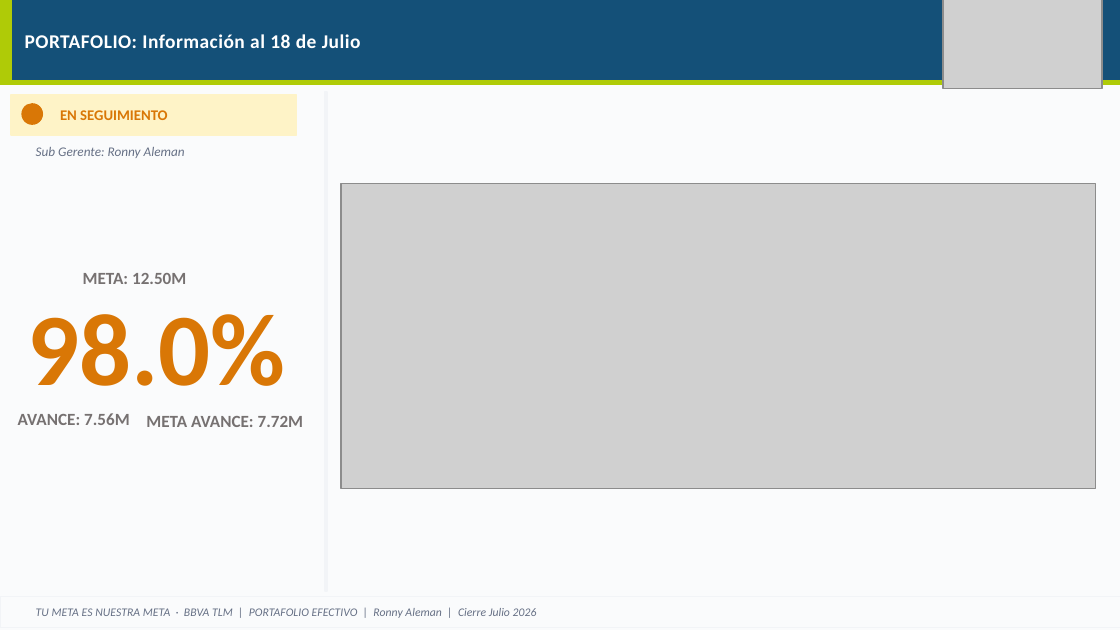
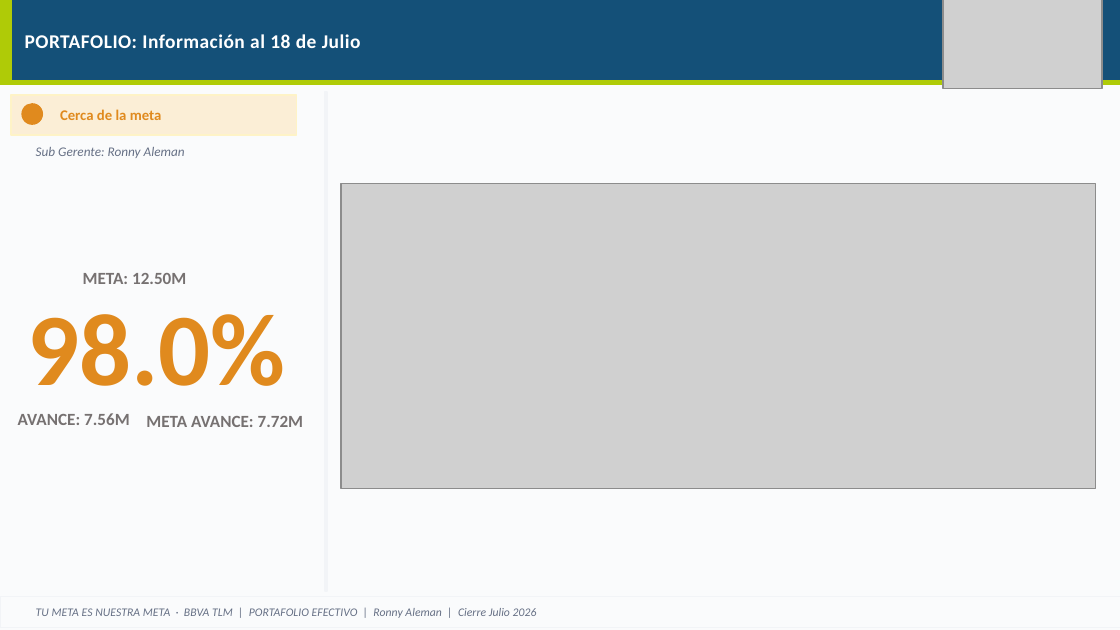
Before and after one commit to piere0405/streamlit_app, a slide deck: slide 28 of plantilla_campanias.pptx (slide 20 before the commit). Drawn at 1120x630 pixels with LibreOffice and Linux fonts; fonts in the diff are those of the drawing; grey boxes stand for pictures. Boxes give left, top, right and bottom in pixels: in the first picture for what was removed or moved away, otherwise in the second. Text is boxed around its words. In the diff, an @@ line names an element or a change of style, - is before the commit and + after.

```diff
--- a/plantilla_campanias.pptx
+++ b/plantilla_campanias.pptx
@@ rectangle at <box>11,95,297,136</box>: fill #FEF3C7 to #FBEED6 @@
@@ ellipse at <box>22,104,43,124</box>: fill #D97706 to #E08A1E; outline #D97706 1 pt to #E08A1E 1 pt @@
@@ text at <box>60,109,162,120</box>: text changed; text colour #D97706 to #E08A1E @@
-EN SEGUIMIENTO
+Cerca de la meta
@@ text "98.0%" at <box>27,314,285,386</box>: text colour #D97706 to #E08A1E @@
```
Also in this commit, not shown: 17 other slides changed, 8 slides added, 5 other files.
